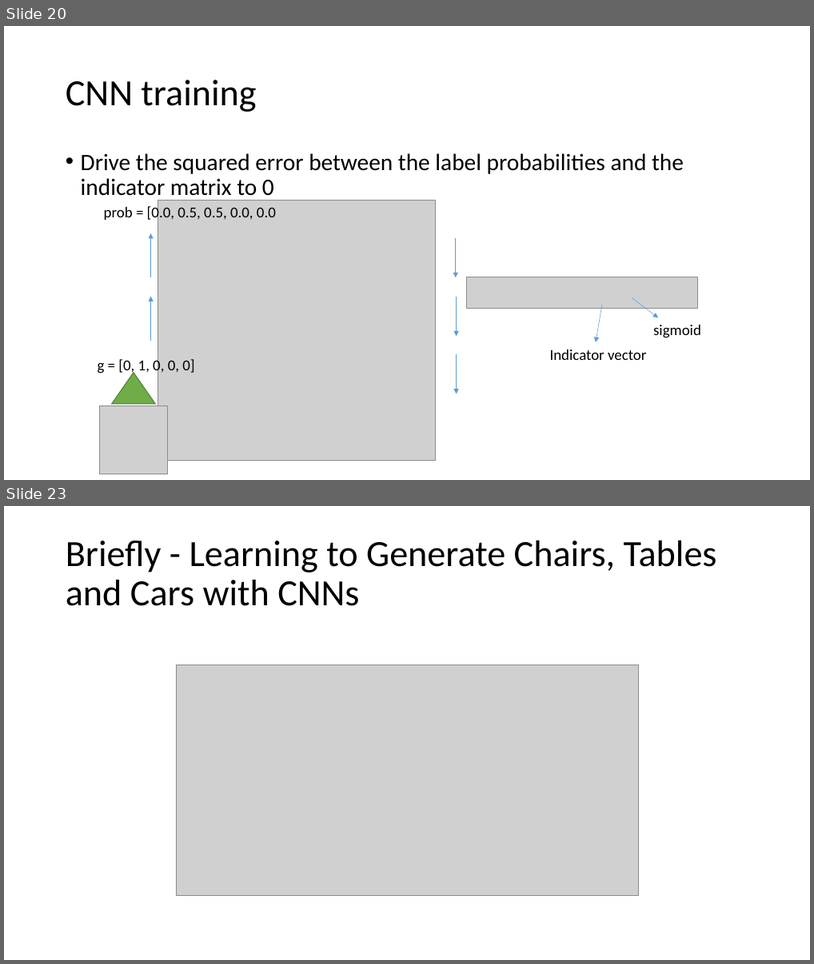
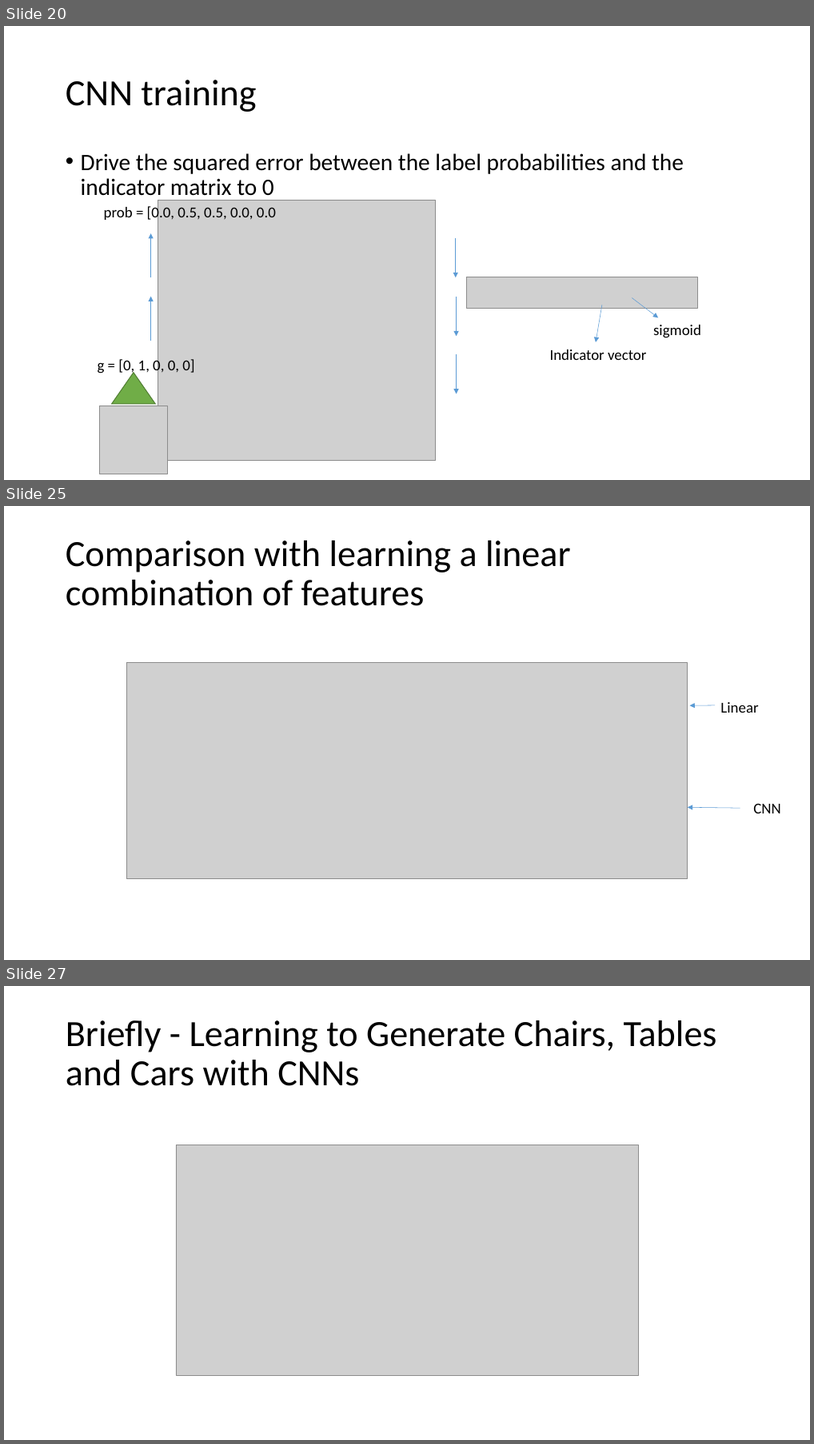
Before and after one commit to indivisibleatom/lectureNotes, a slide deck: sources/Guo_Mesh_Labeling.pptx. Shown one above the other, each under a label of ours: slides 20 and 23 before the commit, slides 20, 25 and 27 after it; the slides between them are not shown. The pictures are 814x964 and 814x1444 pixels, drawn with LibreOffice and Linux fonts; fonts in the diff are those of the drawing; grey boxes stand for pictures. Boxes give left, top, right and bottom in pixels: in the first picture for what was removed or moved away, otherwise in the second. Text is boxed around its words. In the diff, an @@ line names an element or a change of style, - is before the commit and + after.

```diff
--- a/sources/Guo_Mesh_Labeling.pptx
+++ b/sources/Guo_Mesh_Labeling.pptx
@@ slide 25 added at <box>4,506,810,960</box>, background #FFFFFF @@
@@ title added at <box>66,540,571,606</box>, 44 pt, text #000000 @@
+Comparison with learning a linear combination of features
@@ picture added at <box>127,663,688,879</box> @@
@@ arrow added from (715, 705) to (690, 706), #5B9BD5 0.5 pt @@
@@ text added at <box>721,702,758,712</box>, 18 pt, text #000000 @@
+Linear
@@ arrow added from (741, 808) to (688, 808), #5B9BD5 0.5 pt @@
@@ text added at <box>754,803,781,813</box>, 18 pt, text #000000 @@
+CNN
@@ what was slide 23 is now slide 27 @@
```
Also in this commit, not shown: 1 slide changed, 4 other slides added, 1 slide removed.
